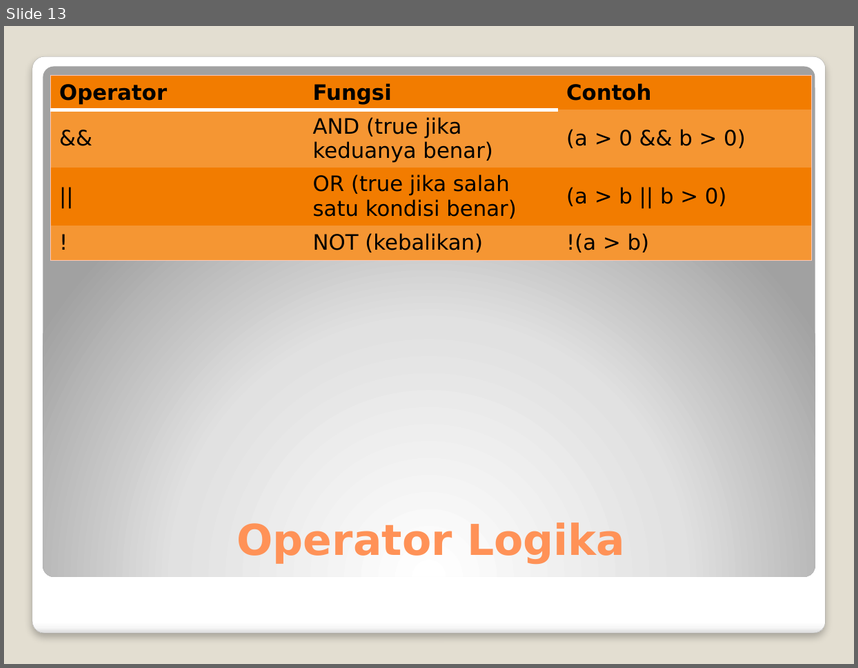
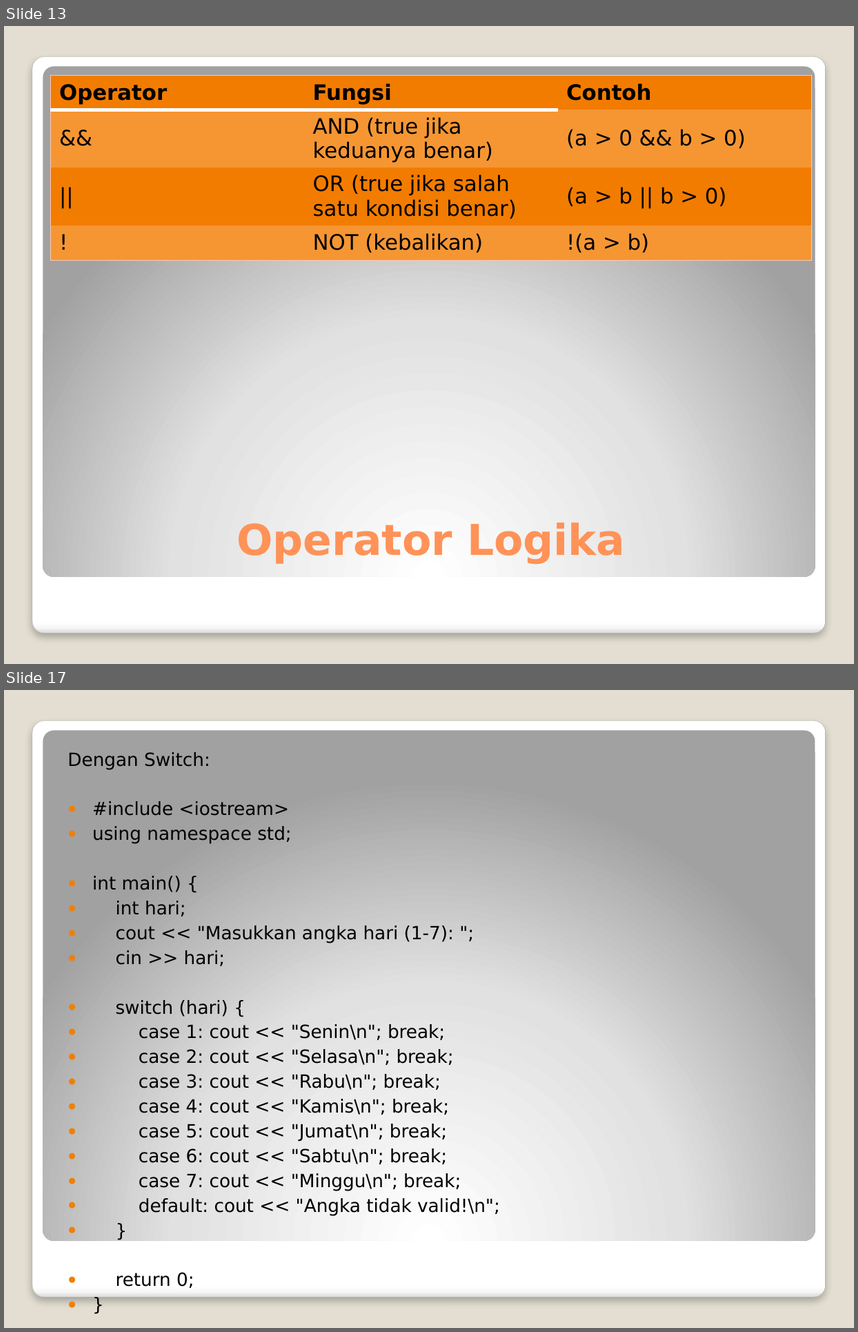
Before and after one commit to Luth-Badila/Cpp-dasar, a slide deck: C++ Dasar.pptx. Shown one above the other, each under a label of ours: slide 13 before the commit, slides 13 and 17 after it; the slides between them are not shown. The pictures are 858x668 and 858x1332 pixels, drawn with LibreOffice and Linux fonts; fonts in the diff are those of the drawing. Boxes give left, top, right and bottom in pixels: in the first picture for what was removed or moved away, otherwise in the second. Text is boxed around its words. In the diff, an @@ line names an element or a change of style, - is before the commit and + after.

```diff
--- a/C++ Dasar.pptx
+++ b/C++ Dasar.pptx
@@ slide 17 added at bbox=[4, 690, 854, 1328], background #E3DED1; not listed: 2 template elements that a slide beside it also shows @@
@@ text added at bbox=[67, 752, 500, 1216], 15.4 pt, text #000000 @@
+Dengan Switch:
+● #include <iostream>
+● using namespace std;
+● int main() {
+● int hari;
+● cout << "Masukkan angka hari (1-7): ";
+● cin >> hari;
+● switch (hari) {
+● case 1: cout << "Senin\n"; break;
+● case 2: cout << "Selasa\n"; break;
+● case 3: cout << "Rabu\n"; break;
+● case 4: cout << "Kamis\n"; break;
+● case 5: cout << "Jumat\n"; break;
+● case 6: cout << "Sabtu\n"; break;
+● case 7: cout << "Minggu\n"; break;
+● default: cout << "Angka tidak valid!\n";
+● }
+● return 0;
+● }
```
Also in this commit, not shown: 1 slide changed, 7 other slides added.
